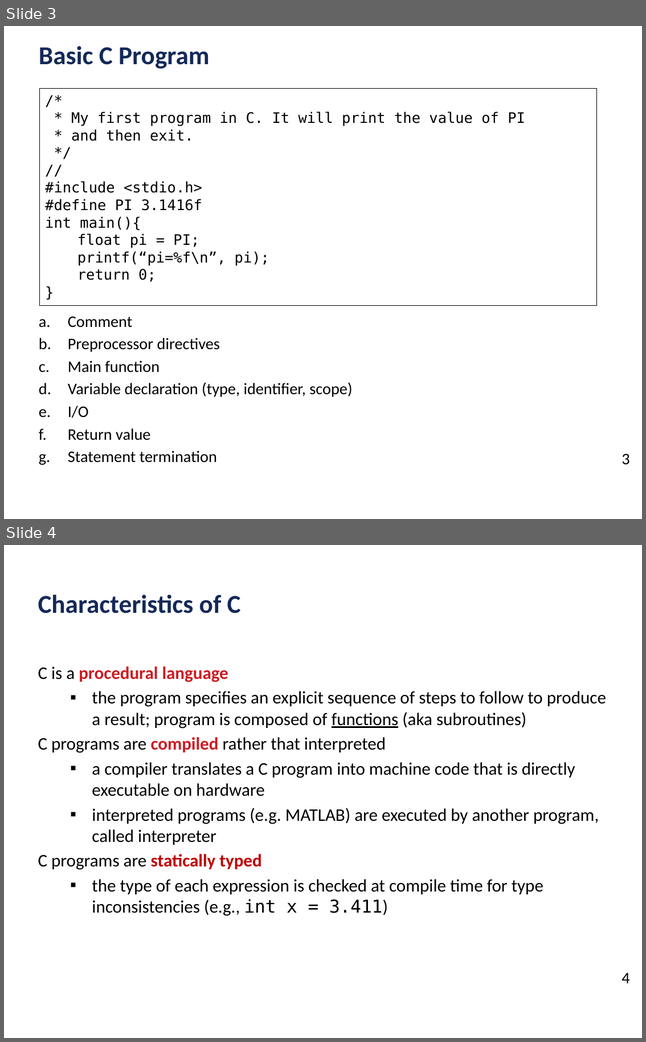
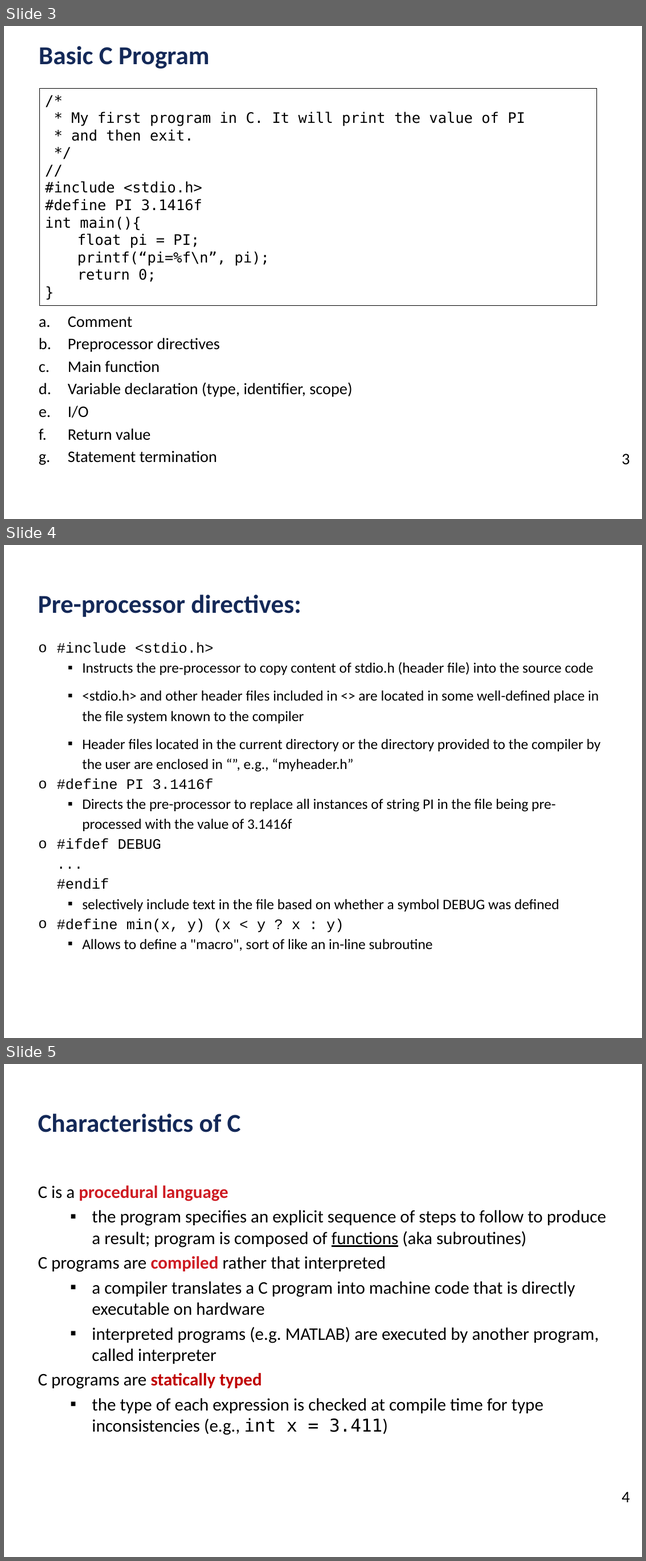
Before and after one commit to ubhowmik/ECE220_Fall2019, a slide deck: Lecture#7/Lecture_7_handout.pptx. Shown one above the other, each under a label of ours: slides 3 and 4 before the commit, slides 3, 4 and 5 after it. The pictures are 646x1042 and 646x1561 pixels, drawn with LibreOffice and Linux fonts; fonts in the diff are those of the drawing; background and template pictures are left out. Boxes give left, top, right and bottom in pixels: in the first picture for what was removed or moved away, otherwise in the second. Text is boxed around its words. In the diff, an @@ line names an element or a change of style, - is before the commit and + after.

```diff
--- a/Lecture#7/Lecture_7_handout.pptx
+++ b/Lecture#7/Lecture_7_handout.pptx
@@ slide 4 added at (x1=4, y1=545, x2=642, y2=1038), background #FFFFFF @@
@@ text added at (x1=38, y1=595, x2=301, y2=617), 32 pt, text #142958, bold @@
+Pre-processor directives:
@@ text added at (x1=57, y1=642, x2=601, y2=951), 18 pt, text #000000 @@
+  o #include <stdio.h>
+    ▪ Instructs the pre-processor to copy content of stdio.h (header file) into the source code
+    ▪ <stdio.h> and other header files included in <> are located in some well-defined place in the file system known to the compiler
+    ▪ Header files located in the current directory or the directory provided to the compiler by the user are enclosed in “”, e.g., “myheader.h”
+  o #define PI 3.1416f
+    ▪ Directs the pre-processor to replace all instances of string PI in the file being pre-processed with the value of 3.1416f
+  o #ifdef DEBUG
+    ...
+    #endif
+    ▪ selectively include text in the file based on whether a symbol DEBUG was defined
+  o #define min(x, y) (x < y ? x : y)
+    ▪ Allows to define a "macro", sort of like an in-line subroutine
@@ what was slide 4 is now slide 5 @@
```
Also in this commit, not shown: 3 slides changed, 1 other slide added, 1 other file.
